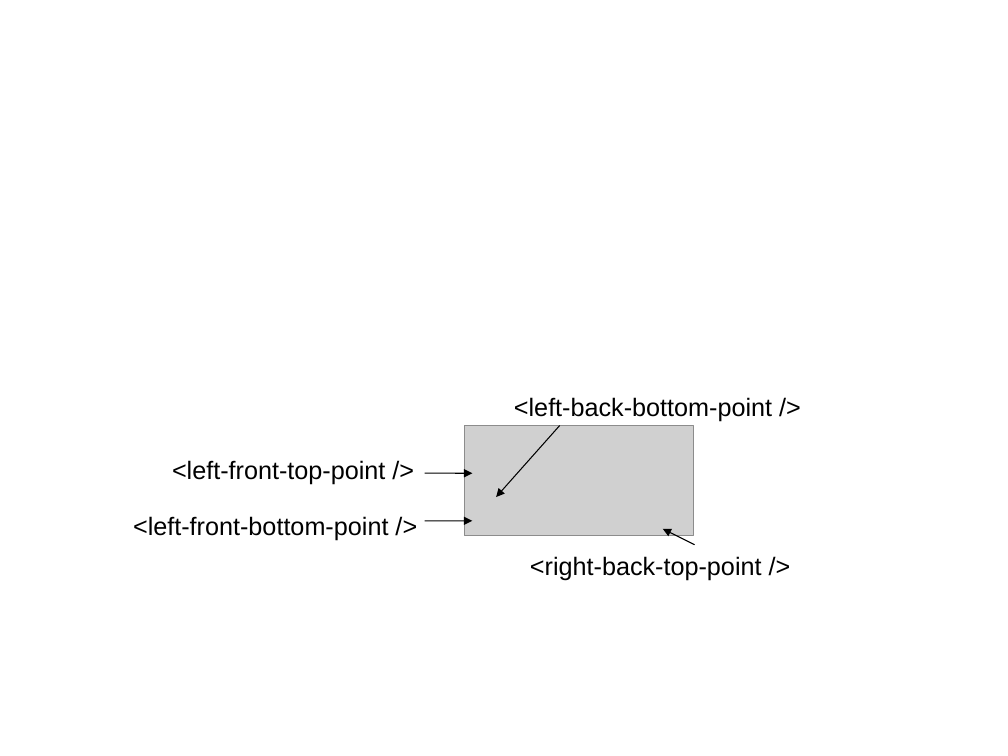
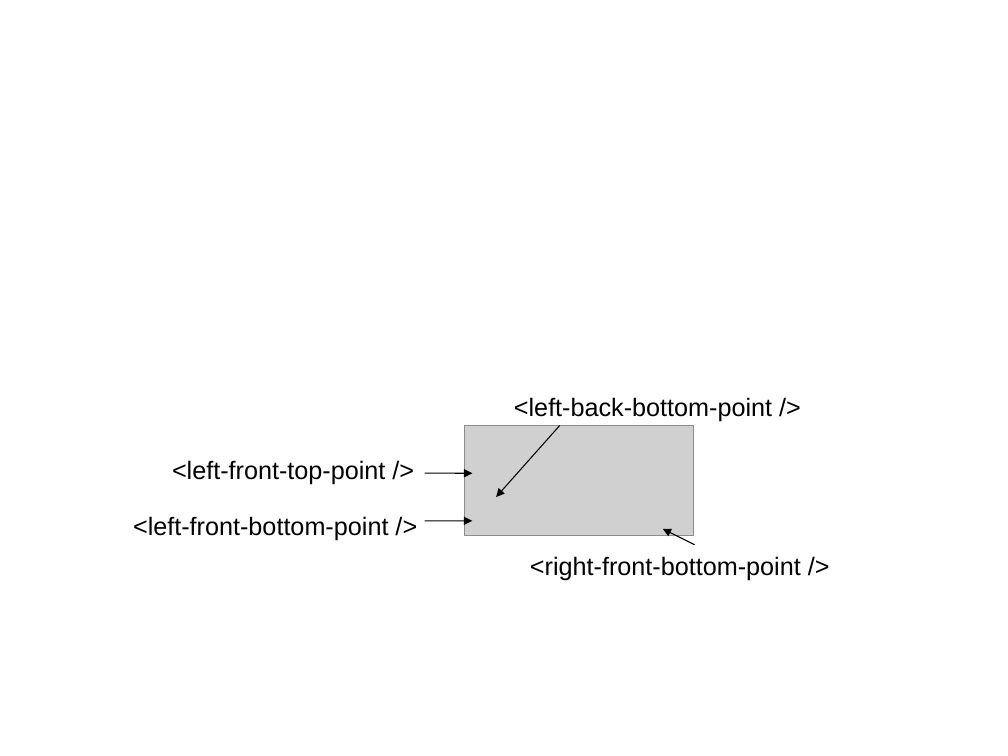
Before and after one commit to mantidproject/documents, a slide deck: slide 1 of Design/Geometry/cuboid.ppt. Drawn at 1008x756 pixels with LibreOffice and Linux fonts; fonts in the diff are those of the drawing; grey boxes stand for pictures. Boxes give left, top, right and bottom in pixels: in the first picture for what was removed or moved away, otherwise in the second. Text is boxed around its words. In the diff, an @@ line names an element or a change of style, - is before the commit and + after.

```diff
--- a/Design/Geometry/cuboid.ppt
+++ b/Design/Geometry/cuboid.ppt
@@ text at bbox=[530, 556, 801, 580]: text changed @@
-<right-back-top-point />
+<right-front-bottom-point />
```
Also in this commit, not shown: 1 other file.
